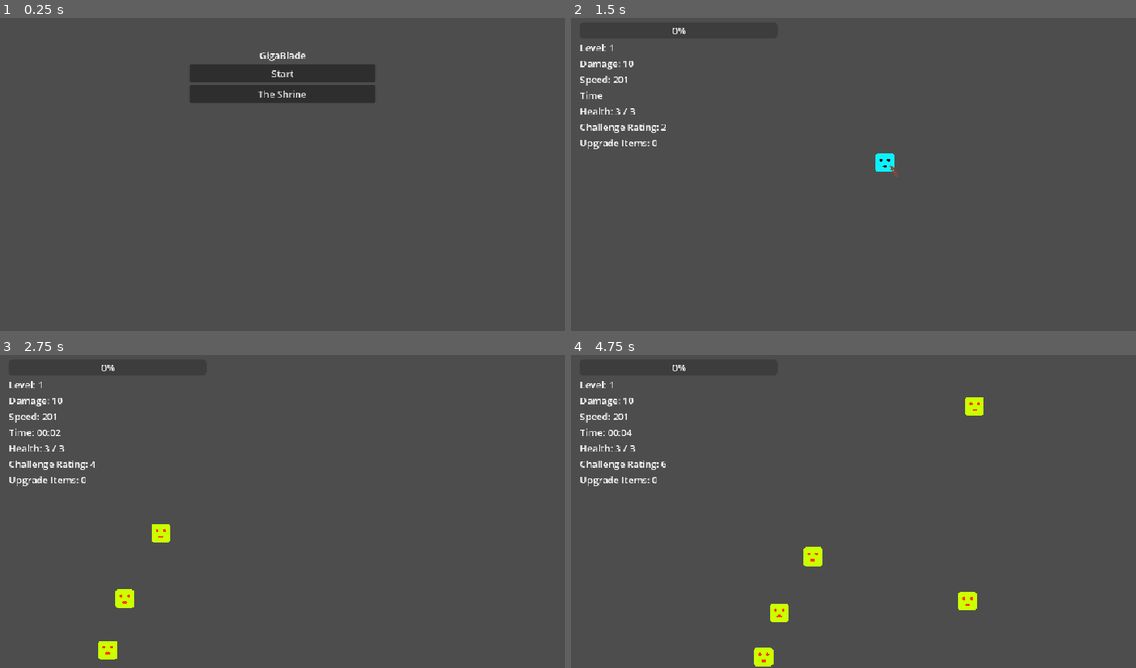
Above: before the commit, frames 1-4 (two rows, left to right).
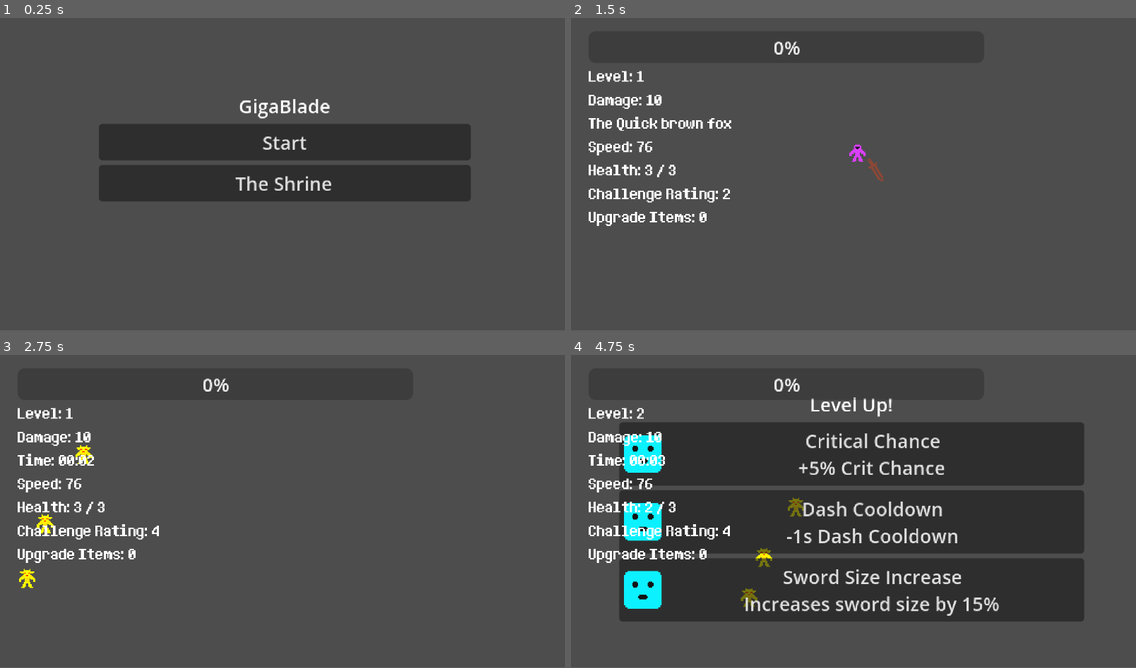
Above: after the commit, the same moments.

Repository: elygreen/GigaBlade
Game: Godot game, scene res://Main_Scenes/root_node.tscn
The game is run twice, just before and just after one commit, with the same random seed, the same clock (stepped at 60 frames per second) and the same inputs.
Inputs (mouse positions are in pixels of both pictures, inside the frame that each line leads up to):
- Up to frame 1 (0.25 s): no input
- Up to frame 2 (1.5 s): click "Start" at 0.5 s; tap Enter at 1.25 s; move the mouse to (977, 155) at 1.27 s; press the mouse at (977, 155) at 1.28 s; hold Right (ui_right) from 1.28 s (still down)
- Up to frame 3 (2.75 s): move the mouse to (169, 524) at 2.02 s; release Right (ui_right) at 2.03 s; release the mouse at (169, 524) at 2.03 s; hold Down (ui_down) from 2.03 s (still down); right-click (169, 524) at 2.1 s
- Up to frame 4 (4.75 s): move the mouse to (910, 439) at 2.77 s; release Down (ui_down) at 2.78 s; press the mouse at (910, 439) at 2.78 s; hold Right (ui_right) 2.78-3.53 s; move the mouse to (825, 574) at 3.52 s; release the mouse at (825, 574) at 3.53 s; hold Up (ui_up) 3.53-4.28 s; right-click (825, 574) at 3.6 s; move the mouse to (1023, 558) at 4.27 s; press the mouse at (1023, 558) at 4.28 s; hold Left (ui_left) from 4.28 s (still down)
The window is 800x450 before the commit and 800x449 after it. Grey fills any space a smaller window leaves; there, only what the larger window draws over its background counts as a difference.

The runs differ from the first frame. In frame 1, 19% of the frame differs, in the area x 17-84%, y 10-59%; in frame 2, 3.0%; in frame 3, 3.4%; in frame 4, 51%, in the area x 1-91%, y 3-100%.

Commit message:
Game Resolution Resizing

Diff:
--- a/Enemies/basic_enemy.tscn
+++ b/Enemies/basic_enemy.tscn
@@ -1,15 +1,15 @@
 [gd_scene load_steps=10 format=3 uid="uid://b1qg0ptmq3v8a"]
 
 [ext_resource type="Script" uid="uid://cawglokmkk7d0" path="res://Enemies/basic_enemy.gd" id="1_dvx36"]
-[ext_resource type="Texture2D" uid="uid://ck8oy7sde42hy" path="res://Test_Image.png" id="2_gie15"]
 [ext_resource type="PackedScene" uid="uid://c77irk07ugjss" path="res://xp_orb.tscn" id="2_iioo1"]
 [ext_resource type="PackedScene" uid="uid://cig6pci7eqpwd" path="res://upgrade_item.tscn" id="3_iioo1"]
+[ext_resource type="Texture2D" uid="uid://3ggeosr4ahqw" path="res://Images/GigaBladeSpritesheet.png" id="4_iioo1"]
 
 [sub_resource type="RectangleShape2D" id="RectangleShape2D_naotq"]
-size = Vector2(20, 22)
+size = Vector2(10, 14)
 
 [sub_resource type="RectangleShape2D" id="RectangleShape2D_rwafm"]
-size = Vector2(38, 40)
+size = Vector2(14, 16)
 
 [sub_resource type="CircleShape2D" id="CircleShape2D_m2rku"]
 radius = 6.0827627
@@ -27,7 +27,9 @@
 
 [node name="Sprite2D" type="Sprite2D" parent="."]
 modulate = Color(16.962349, 3.1767657, 0, 1)
-texture = ExtResource("2_gie15")
+texture = ExtResource("4_iioo1")
+region_enabled = true
+region_rect = Rect2(65, 0, 14, 16)
 
 [node name="Hitbox" type="Area2D" parent="." groups=["enemy_hitbox"]]
 
--- a/GameScreen/game_screen.tscn
+++ b/GameScreen/game_screen.tscn
@@ -31,10 +31,15 @@
 [node name="XP_Orb_Container" parent="." instance=ExtResource("4_4hse2")]
 
 [node name="Level_Up_Screen" parent="." instance=ExtResource("5_hj6vq")]
-offset_left = 1.0
-offset_top = 3.0
-offset_right = 956.0
-offset_bottom = 543.0
+anchors_preset = 8
+anchor_left = 0.5
+anchor_top = 0.5
+anchor_right = 0.5
+anchor_bottom = 0.5
+offset_left = 281.0
+offset_top = 157.0
+offset_right = 676.0
+offset_bottom = 381.0
 
 [node name="HUD" parent="." instance=ExtResource("7_4hse2")]
 
--- a/GameScreen/level_up_screen.tscn
+++ b/GameScreen/level_up_screen.tscn
@@ -5,31 +5,22 @@
 [node name="Level_Up_Screen" type="Control"]
 process_mode = 2
 layout_mode = 3
-anchors_preset = 8
-anchor_left = 0.5
-anchor_top = 0.5
-anchor_right = 0.5
-anchor_bottom = 0.5
-offset_left = -477.0
-offset_top = -270.0
-offset_right = 478.0
-offset_bottom = 270.0
+anchors_preset = 15
+anchor_right = 1.0
+anchor_bottom = 1.0
 grow_horizontal = 2
 grow_vertical = 2
 script = ExtResource("1_4h0uf")
 
-[node name="ColorRect" type="ColorRect" parent="."]
-layout_mode = 0
-offset_left = 211.0
-offset_top = 78.0
-offset_right = 784.0
-offset_bottom = 482.0
-color = Color(0.6816622, 0.55506504, 0.5260156, 1)
-
 [node name="VBoxContainer" type="VBoxContainer" parent="."]
-layout_mode = 0
-offset_right = 957.0
-offset_bottom = 542.0
+layout_mode = 1
+anchors_preset = 15
+anchor_right = 1.0
+anchor_bottom = 1.0
+offset_top = -1.0
+offset_bottom = -1.0
+grow_horizontal = 2
+grow_vertical = 2
 alignment = 1
 
 [node name="Title" type="Label" parent="VBoxContainer"]
--- a/Main_Scenes/main_menu.tscn
+++ b/Main_Scenes/main_menu.tscn
@@ -7,6 +7,8 @@
 anchors_preset = 15
 anchor_right = 1.0
 anchor_bottom = 1.0
+offset_right = 3.0
+offset_bottom = 7.0
 grow_horizontal = 2
 grow_vertical = 2
 script = ExtResource("1_pwica")
@@ -19,9 +21,9 @@
 anchor_right = 0.5
 anchor_bottom = 0.5
 offset_left = -158.0
-offset_top = -211.0
+offset_top = -72.0
 offset_right = 158.0
-offset_bottom = 211.0
+offset_bottom = 72.0
 grow_horizontal = 2
 grow_vertical = 2
 
--- a/Player/Player.tscn
+++ b/Player/Player.tscn
@@ -1,8 +1,8 @@
 [gd_scene load_steps=6 format=3 uid="uid://rnt0uiq1vkwu"]
 
 [ext_resource type="Script" uid="uid://50wjafxkthg3" path="res://Player/player.gd" id="1_kpjcp"]
-[ext_resource type="Texture2D" uid="uid://ck8oy7sde42hy" path="res://Test_Image.png" id="1_xhfnw"]
 [ext_resource type="PackedScene" uid="uid://b5jt8vbtw2kwj" path="res://Player/Player_Sword.tscn" id="3_kne1u"]
+[ext_resource type="Texture2D" uid="uid://3ggeosr4ahqw" path="res://Images/GigaBladeSpritesheet.png" id="3_tok1r"]
 
 [sub_resource type="RectangleShape2D" id="RectangleShape2D_kne1u"]
 size = Vector2(22, 22)
@@ -16,10 +16,11 @@
 [node name="Player_Container" type="Node2D" parent="."]
 
 [node name="Player_Sword" parent="Player_Container" instance=ExtResource("3_kne1u")]
-position = Vector2(22, 1)
 
 [node name="Player_Sprite" type="Sprite2D" parent="Player_Container"]
-texture = ExtResource("1_xhfnw")
+texture = ExtResource("3_tok1r")
+region_enabled = true
+region_rect = Rect2(1, 1, 14, 15)
 
 [node name="Hurtbox" type="Area2D" parent="."]
 
--- a/Player/Player_Stats.gd
+++ b/Player/Player_Stats.gd
@@ -3,7 +3,7 @@
 signal stat_updated(stat_name, new_value)
 
 const STATS = {
-	"speed": {"base": 200.0, "type": "multiplicative"},
+	"speed": {"base": 75.0, "type": "multiplicative"},
 	"max_health": {"base": 3, "type": "additive"},
 	"sword_damage": {"base": 10, "type": "additive"},
 	"sword_size": {"base": 0.0, "type": "multiplicative"},
--- a/Player/player.gd
+++ b/Player/player.gd
@@ -16,7 +16,7 @@
 @onready var pickup_area = $Pickup_Area
 
 # Moment to moment stats
-var current_player_speed: float = 200.0
+var current_player_speed: float = 100.0
 var current_player_max_health: int = 3
 var current_player_health: int = 3
 
--- a/hud.tscn
+++ b/hud.tscn
@@ -1,6 +1,7 @@
-[gd_scene load_steps=2 format=3 uid="uid://w08thk4g4c0d"]
+[gd_scene load_steps=3 format=3 uid="uid://w08thk4g4c0d"]
 
 [ext_resource type="Script" uid="uid://cy6rekbwud015" path="res://hud.gd" id="1_37p78"]
+[ext_resource type="FontFile" uid="uid://w303lbnxqq73" path="res://Fonts/determination.ttf" id="2_64ctp"]
 
 [node name="HUD" type="CanvasLayer"]
 script = ExtResource("1_37p78")
@@ -21,28 +22,42 @@
 
 [node name="Level_Label" type="Label" parent="MarginContainer/VBoxContainer"]
 layout_mode = 2
+theme_override_fonts/font = ExtResource("2_64ctp")
+theme_override_font_sizes/font_size = 12
 text = "Level"
 
 [node name="Damage_Label" type="Label" parent="MarginContainer/VBoxContainer"]
 layout_mode = 2
-text = "Damage"
+theme_override_fonts/font = ExtResource("2_64ctp")
+theme_override_font_sizes/font_size = 12
+text = "The Quick brown fox"
+
+[node name="Time_Label" type="Label" parent="MarginContainer/VBoxContainer"]
+layout_mode = 2
+theme_override_fonts/font = ExtResource("2_64ctp")
+theme_override_font_sizes/font_size = 12
+text = "The Quick brown fox"
 
 [node name="Movespeed_Label" type="Label" parent="MarginContainer/VBoxContainer"]
 layout_mode = 2
-text = "Movespeed"
-
-[node name="Time_Label" type="Label" parent="MarginContainer/VBoxContainer"]
-layout_mode = 2
-text = "Time"
+theme_override_fonts/font = ExtResource("2_64ctp")
+theme_override_font_sizes/font_size = 12
+text = "Level"
 
 [node name="Health_Label" type="Label" parent="MarginContainer/VBoxContainer"]
 layout_mode = 2
-text = "Health"
+theme_override_fonts/font = ExtResource("2_64ctp")
+theme_override_font_sizes/font_size = 12
+text = "Level"
 
 [node name="Score_Label" type="Label" parent="MarginContainer/VBoxContainer"]
 layout_mode = 2
-text = "Score: 0"
+theme_override_fonts/font = ExtResource("2_64ctp")
+theme_override_font_sizes/font_size = 12
+text = "Level"
 
 [node name="Upgrade_Items_Label" type="Label" parent="MarginContainer/VBoxContainer"]
 layout_mode = 2
-text = "Score: 0"
+theme_override_fonts/font = ExtResource("2_64ctp")
+theme_override_font_sizes/font_size = 12
+text = "Level"
--- a/project.godot
+++ b/project.godot
@@ -26,8 +26,8 @@
 
 [display]
 
-window/size/viewport_width=960
-window/size/viewport_height=540
+window/size/viewport_width=480
+window/size/viewport_height=270
 window/size/window_width_override=1280
 window/size/window_height_override=720
 window/stretch/mode="canvas_items"
Binary file added: Fonts/determination.ttf
Not shown, added: Fonts/determination.ttf.import
Binary file added: Fonts/m5x7.ttf
Not shown, added: Fonts/m5x7.ttf.import
